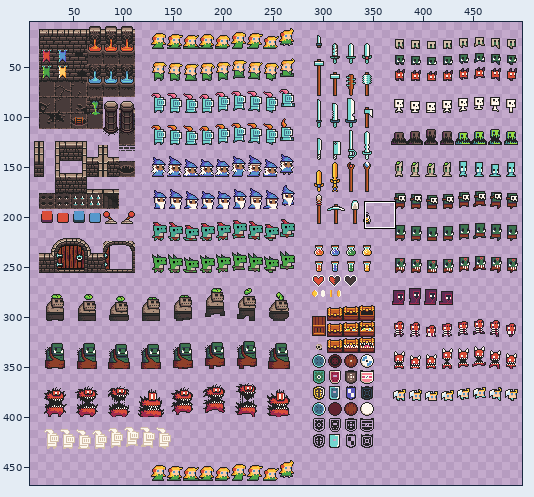
Edited in one commit: sprite sheet (static/images/dungeon_base.png). The picture above shows the old version from afar; the outline marks the close-up.
Close-up. Old version:
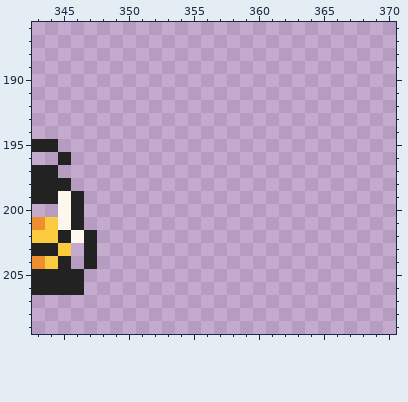
The file is 512x512 pixels. Colours within 5 levels of each other are drawn and written as one. Shown: x 343..370, y 186..209. The wide view leaves out empty margins.
New version:
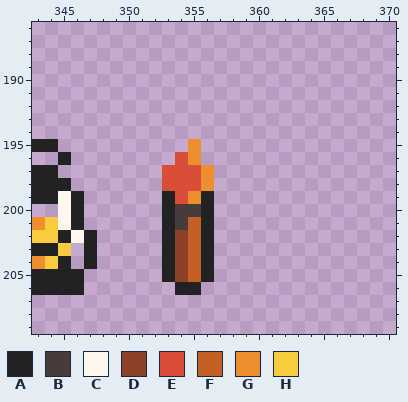
Palette (. is transparent): A #222222  B #483b3a  C #fdf7ed  D #8f4029  E #da4e38  F #c56025  G #ee8e2e  H #facb3e
Changes in this commit:
@@ x 351..358 @@
 194 ........
-195 ........
-196 ........
-197 ........
-198 ........
-199 ........
-200 ........
-201 ........
-202 ........
-203 ........
-204 ........
-205 ........
-206 ........
+195 ....G...
+196 ...EG...
+197 ..EEEG..
+198 ..EEEG..
+199 ..AEGA..
+200 ..ABBA..
+201 ..ABFA..
+202 ..ADFA..
+203 ..ADFA..
+204 ..ADFA..
+205 ..ADFA..
+206 ...AA...
 207 ........
